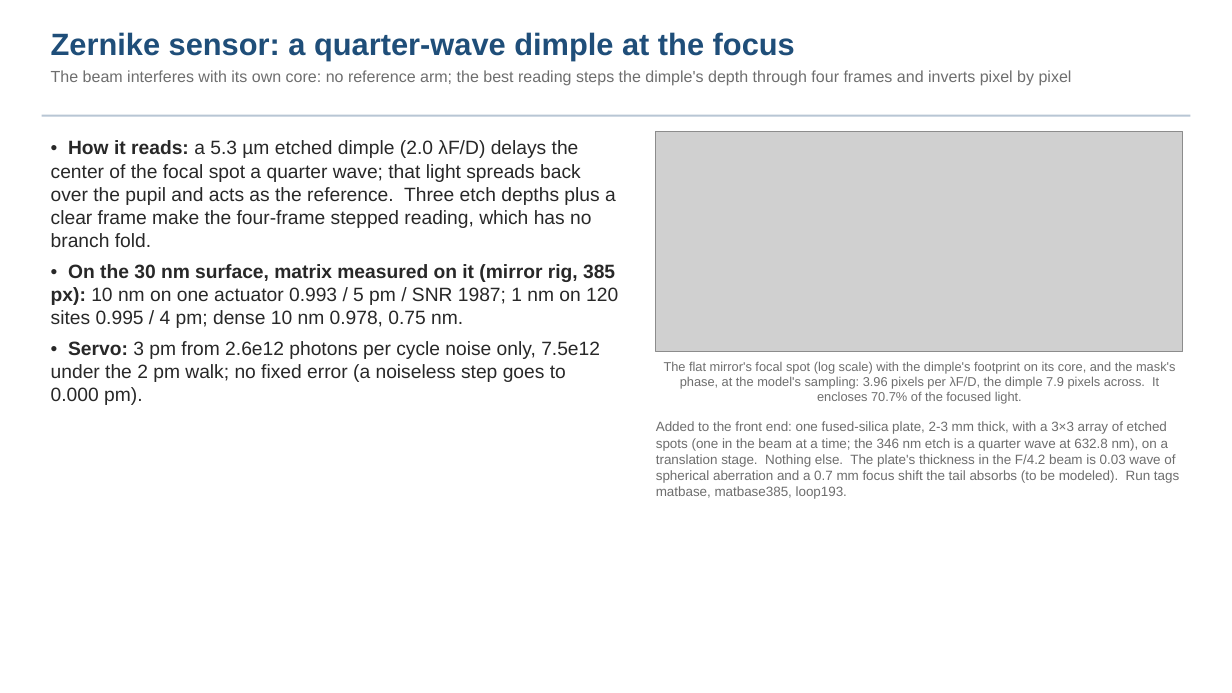
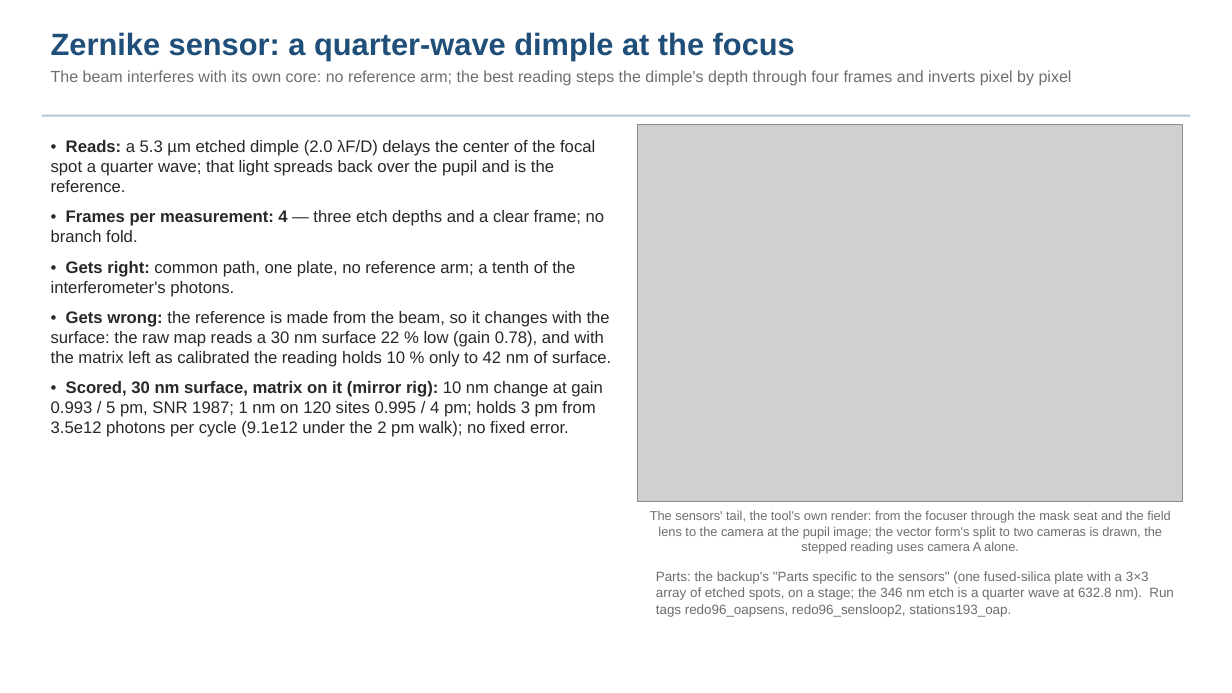
Before and after one commit to nasa-jpl/macos, a slide deck: slide 8 of demo_session/deck_gauges_short.pptx. Drawn at 1232x693 pixels with LibreOffice and Linux fonts; fonts in the diff are those of the drawing; grey boxes stand for pictures. Boxes give left, top, right and bottom in pixels: in the first picture for what was removed or moved away, otherwise in the second. Text is boxed around its words. In the diff, an @@ line names an element or a change of style, - is before the commit and + after.

```diff
--- a/demo_session/deck_gauges_short.pptx
+++ b/demo_session/deck_gauges_short.pptx
@@ text at (51,140,611,437): text changed; size 15 to 13 pt @@
-• How it reads: a 5.3 µm etched dimple (2.0 λF/D) delays the center of the focal spot a quarter wave; that light spreads back over the pupil and acts as the reference. Three etch depths plus a clear frame make the four-frame stepped reading, which has no branch fold.
-• On the 30 nm surface, matrix measured on it (mirror rig, 385 px): 10 nm on one actuator 0.993 / 5 pm / SNR 1987; 1 nm on 120 sites 0.995 / 4 pm; dense 10 nm 0.978, 0.75 nm.
-• Servo: 3 pm from 2.6e12 photons per cycle noise only, 7.5e12 under the 2 pm walk; no fixed error (a noiseless step goes to 0.000 pm).
+• Reads: a 5.3 µm etched dimple (2.0 λF/D) delays the center of the focal spot a quarter wave; that light spreads back over the pupil and is the reference.
+• Frames per measurement: 4 — three etch depths and a clear frame; no branch fold.
+• Gets right: common path, one plate, no reference arm; a tenth of the interferometer's photons.
+• Gets wrong: the reference is made from the beam, so it changes with the surface: the raw map reads a 30 nm surface 22 % low (gain 0.78), and with the matrix left as calibrated the reading holds 10 % only to 42 nm of surface.
+• Scored, 30 nm surface, matrix on it (mirror rig): 10 nm change at gain 0.993 / 5 pm, SNR 1987; 1 nm on 120 sites 0.995 / 4 pm; holds 3 pm from 3.5e12 photons per cycle (9.1e12 under the 2 pm walk); no fixed error.
@@ picture: place and size @@
-picture at (656,131,1183,352)
+picture at (638,125,1183,502)
@@ text at (650,510,1171,554): text changed @@
-The flat mirror's focal spot (log scale) with the dimple's footprint on its core, and the mask's phase, at the model's sampling: 3.96 pixels per λF/D, the dimple 7.9 pixels across. It encloses 70.7% of the focused light.
+The sensors' tail, the tool's own render: from the focuser through the mask seat and the field lens to the camera at the pupil image; the vector form's split to two cameras is drawn, the stepped reading uses camera A alone.
@@ text at (656,571,1174,617): text changed @@
-Added to the front end: one fused-silica plate, 2-3 mm thick, with a 3×3 array of etched spots (one in the beam at a time; the 346 nm etch is a quarter wave at 632.8 nm), on a translation stage. Nothing else. The plate's thickness in the F/4.2 beam is 0.03 wave of spherical aberration and a 0.7 mm focus shift the tail absorbs (to be modeled). Run tags matbase, matbase385, loop193.
+Parts: the backup's "Parts specific to the sensors" (one fused-silica plate with a 3×3 array of etched spots, on a stage; the 346 nm etch is a quarter wave at 632.8 nm). Run tags redo96_oapsens, redo96_sensloop2, stations193_oap.
```
Also in this commit, not shown: 7 other slides changed, 13 other files.
